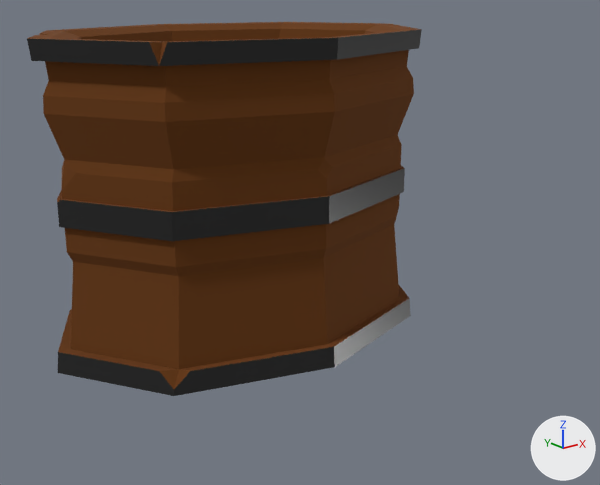
Renders of the Blender file Catched3D/ProjectWIPFiles/catchBarrel.blend from each side of a commit.
Before and after are seen from a camera (50 mm lens) standing at (-1.249, -1.825, 0.919) and looking at (-0.018, -0.286, 0.303). The axes (+X, +Y, +Z) are drawn at lower right. The lights are the same throughout. The picture after the commit comes second.
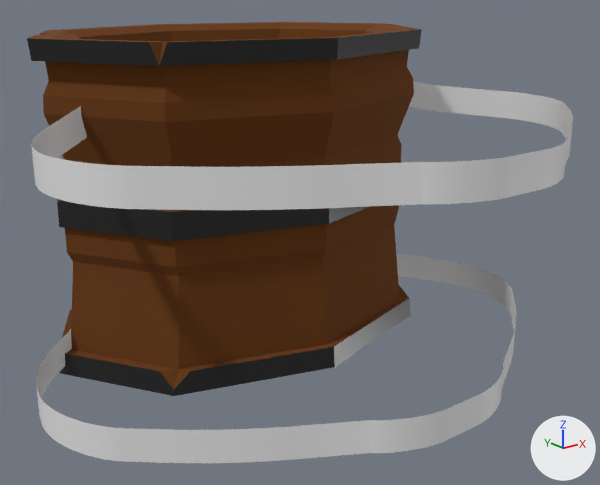
Pixel boxes (x1, y1, x2, y2) of what changed, in the pictures (600 x 485 px):
'Plane.001', added: after (31, 81, 573, 210)
'Plane', added: after (36, 254, 516, 463)

The change, as a list of edits to the scene's bpy script:
```text
Add me_plane:
    me_plane.from_pydata(...)  # 904 vertices, 784 faces; spans x 0.13..3.54, y -0.69..0.0, z -0.66..0.22
    me_plane.polygons.foreach_set('use_smooth', [True] * 784)
Add ob_plane_001:
    ob_plane_001 = bpy.data.objects.new('Plane.001', me_plane)
    ob_plane_001.location = (0.0, -0.702, 0.544)
    ob_plane_001.rotation_euler = (1.571, -1.571, 0.0)  # degrees (90, -90, 0)
    ob_plane_001.scale = (0.0376, 1.0, 1.0)
    _m = ob_plane_001.modifiers.new('Mirror', 'MIRROR')
    _m.use_axis = (False, True, False)
Add ob_plane:
    ob_plane = bpy.data.objects.new('Plane', me_plane)
    ob_plane.location = (0.0, -0.593, 0.0)
    ob_plane.rotation_euler = (1.571, -1.571, 0.0)  # degrees (90, -90, 0)
    ob_plane.scale = (0.0376, 1.0, 1.0)
    _m = ob_plane.modifiers.new('Mirror', 'MIRROR')
    _m.use_axis = (False, True, False)
```
